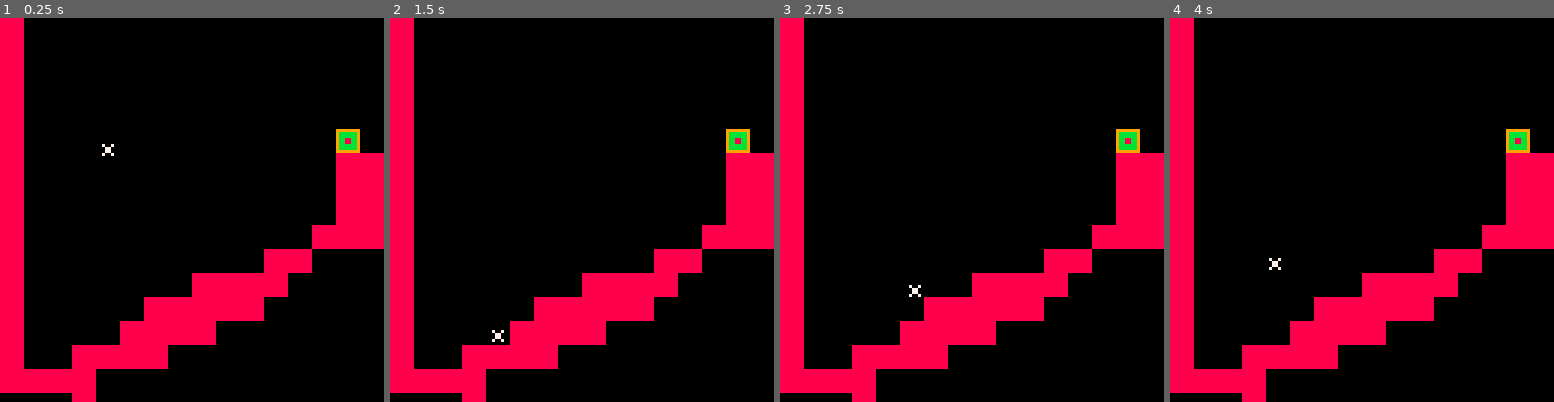
Above: before the commit, frames 1-4 (left to right).
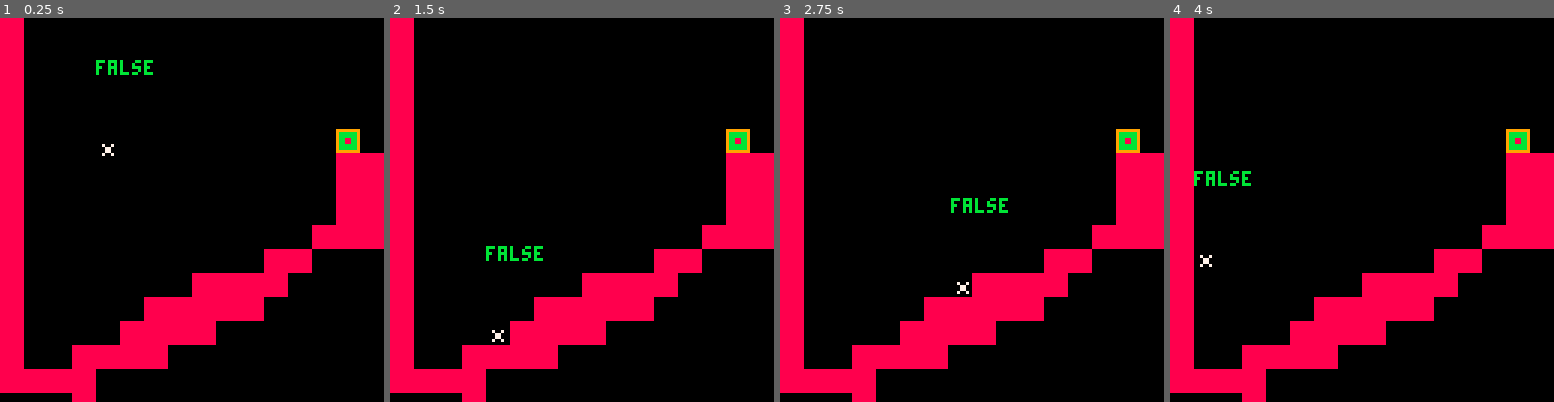
Above: after the commit, the same moments.

Repository: pratik2709/anotherPlatformer
Game: PICO-8 cartridge player.p8
Same seed, same stepped clock (60 frames per second), same inputs: the game is played once before the commit and once after it.
Inputs:
- Up to frame 1 (0.25 s): no input
- Up to frame 2 (1.5 s): tap O (Z key) at 0.7 s
- Up to frame 3 (2.75 s): hold Right 1.6-2.1 s; tap O (Z key) at 1.7, 2.1, 2.5 s; hold Right from 2.47 s (still down)
- Up to frame 4 (4 s): tap O (Z key) at 2.9, 3.3, 3.7 s; release Right at 3.03 s; hold Left 3.08-3.58 s; hold Down 3.63-3.97 s

The runs differ from the first frame. In frame 1, 0.3% of the frame differs, in the area x 25-40%, y 10-15%; in frame 2, 0.3%; in frame 3, 0.4%, in the area x 33-60%, y 46-73%; in frame 4, 0.4%.

Commit message:
ledge grabs working

Diff:
--- a/player.p8
+++ b/player.p8
@@ -9,23 +9,26 @@
 cam = {}
 function draw_debug()
  -- do something
- local steps = abs(player1.dx*globals.dt)
- for i=0,steps do
-   local d=min(1,steps-i)
-
-   --x axis collision
-   if collide(player1, sgn(player1.dx)*d,0) then
-     print("x true", player1:getx(),(player1.y-mapheight)-20,11)
-   end
- end
-
- steps=abs(player1.dy*globals.dt)
- for i=0,steps do
-   local d=min(1,steps-i)
-   if collide(player1,0,sgn(player1.dy)*d) then
-     print("y true", player1:getx(),(player1.y-mapheight),11)
-   end
- end
+ -- steps=abs(player1.dy*globals.dt)
+ -- for i=0,steps do
+ --   local d=min(1,steps-i)
+ --   if collide(player1,0,sgn(player1.dy)*d) then
+ --   else
+ --     --code for ledges
+ --     if player1.dy > 0 and not hitjump then
+ --       -- check left and right
+ --       print("t1",player1:getx(),(player1.y-mapheight)-20,11)
+ --       for j=-1,1,2 do
+ --         if not collide(player1, j, -1, true) then
+ --           print("first par",player1:getx(),(player1.y-mapheight)-30,11)
+ --           if collide(player1,j,0, true) then
+             print(player1.hanging,player1:getx(),(player1.y-mapheight)-10,11)
+ --           end
+ --         end
+ --       end
+ --     end
+ --   end
+ -- end
 end
 
 function cam:new(mapwidth, mapheight)
@@ -117,7 +120,14 @@
 --collision code
 function checkwallcollision(actor)
   actor.standing = false
-  actor.dy += globals.gravity
+
+  if actor.hanging then
+    actor.dx=0
+    actor.dy=0
+  else
+    actor.dy += globals.gravity
+
+  end
 
   local steps = abs(actor.dx*globals.dt)
   for i=0,steps do
@@ -142,11 +152,27 @@
       break
     else
       actor.y+=sgn(actor.dy)*d
+
+      --code for ledges
+      if actor.dy > 0 and not hitjump then
+        -- check left and right
+        for j=-1,1,2 do
+          if not collide(actor, j, -1, true) then
+            if collide(actor,j,0, true) then
+              actor.hanging=true
+              -- actor.hangdir=j
+              actor.dx=0
+              actor.dy=0
+            end
+          end
+        end
+        if (actor.hanging) break
+      end
     end
   end
 
   --standing on something code
-  if collide(actor,0,1) then
+  if collide(actor,0,1) and not actor.hanging then
     actor.standing=true
     actor.falltimer=0
   else
@@ -187,6 +213,7 @@
 
  o.isgrounded = false
  o.standing=false
+ o.hanging=false
  o.isfacingright = true
  o.jumppressed = false
  o.jumpvelocity = 4
@@ -218,11 +245,13 @@
 	if vx!=0 then
     --notice only the sign is being used here
     if sgn(vx) == -1 then
+      --left corners
       x1=agent.x
       y1=agent.y
       x2=agent.x
       y2=agent.y+agent.h
     else
+      -- right corners
       x1=agent.x + agent.w
       y1=agent.y
       x2=agent.x + agent.w
@@ -255,11 +284,18 @@
 	local tile1=mget(x1/8,y1/8)
 	local tile2=mget(x2/8,y2/8)
 
-		-- for standard collisions,
+
 		-- check two corners
-		if iswall(tile1) or iswall(tile2) then
-	 		return true
-	 	end
+    if toponly then
+      if iswall(tile1) then
+  	 		return true
+  	 	end
+    else
+      -- for standard collisions,
+  		if iswall(tile1) or iswall(tile2) then
+  	 		return true
+  	 	end
+    end
 
  	-- no hits have been returned
 	return false
@@ -289,8 +325,17 @@
 
  if hitjump then
    if self.standing or self.falltimer < 7 then
-     self.dy = min(self.dy, -3)
-   end
+     self.dy = min(self.dy, -4)
+
+   elseif self.hanging then
+     if not btn(3) then
+       self.dy=-3
+     else
+       self.dy=1
+     end
+     self.hanging=false
+   end
+
  end
 
  if self.standing then
